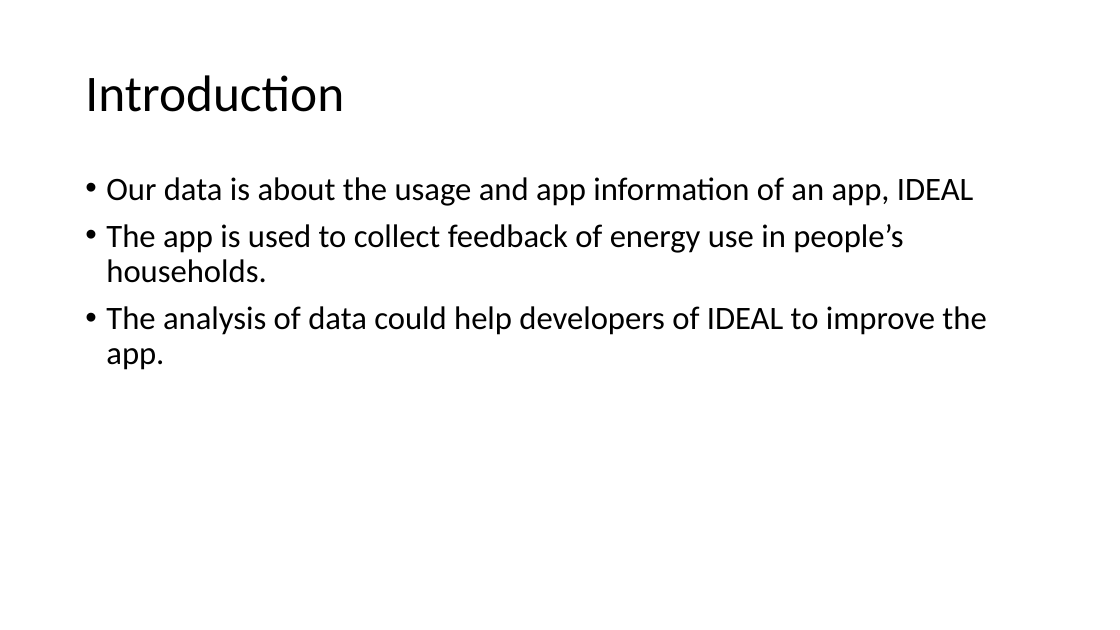
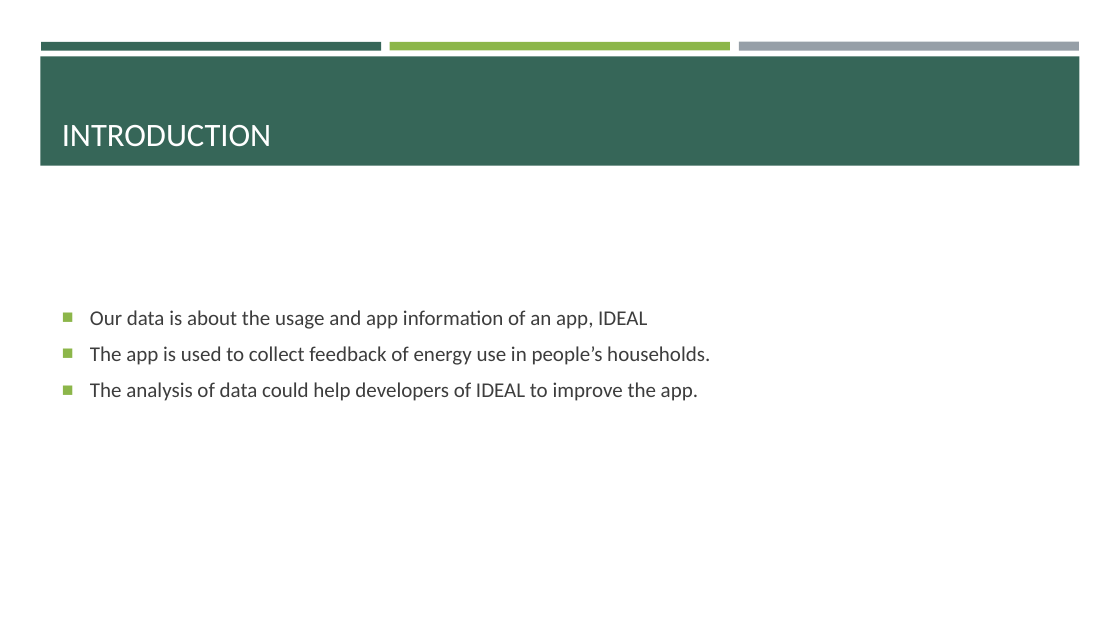
Before and after one commit to shenyiego/3, a slide deck: slide 3 of Data Science for Design.pptx. Drawn at 1120x630 pixels with LibreOffice and Linux fonts; fonts in the diff are those of the drawing. Boxes give left, top, right and bottom in pixels: in the first picture for what was removed or moved away, otherwise in the second. Text is boxed around its words. In the diff, an @@ line names an element or a change of style, - is before the commit and + after.

```diff
--- a/Data Science for Design.pptx
+++ b/Data Science for Design.pptx
@@ rectangle added at <box>40,56,1080,166</box>, fill #366658 @@
@@ rectangle added at <box>41,42,381,50</box>, fill #366658 @@
@@ rectangle added at <box>390,42,730,50</box>, fill #8CB64A @@
@@ rectangle added at <box>739,42,1079,51</box>, fill #969FA7 @@
@@ title "INTRODUCTION" at <box>62,125,272,147</box>: vertical alignment middle to bottom @@
@@ title at <box>62,125,272,147</box>: text changed; size 44 to 28 pt; text colour #000000 to #FFFFFF @@
-Introduction
+INTRODUCTION
@@ text "Our data is about the ...": place and size @@
-text "Our data is about the ..." at <box>106,177,986,370</box>
+text "Our data is about the ..." at <box>90,310,710,401</box>
@@ text "Our data is about the ..." at <box>90,310,710,401</box>: size 28 to 18 pt, text colour #000000 to #3D3D3D; bullet • to ■; line spacing 0.9 to 1; vertical alignment top to middle @@
```
Also in this commit, not shown: 5 other slides changed, 4 slides added, 1 slide removed, 1 other file.
